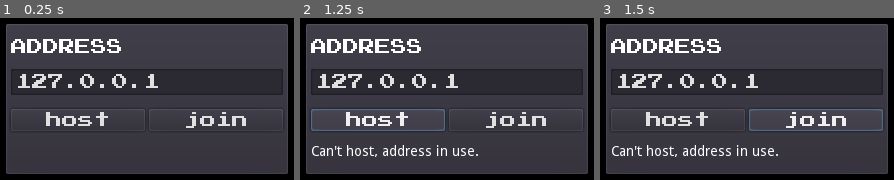
Above: before the commit, frames 1-3 (left to right).
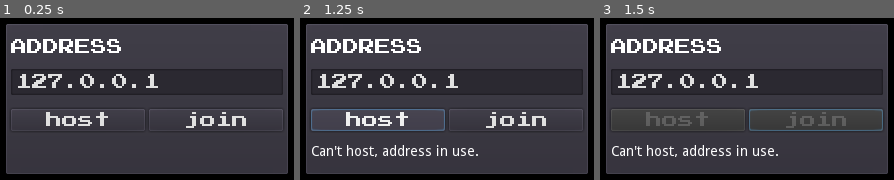
Above: after the commit, the same moments.

Repository: absolve/godotTestDemo
Game: Godot game, scene res://scene/welcome.tscn
Two runs of this game, one before a commit and one after it. Both use one fixed random seed, a clock stepped at 60 frames per second and the inputs below.
Inputs:
- Up to frame 1 (0.25 s): no input
- Up to frame 2 (1.25 s): click "host" at 0.5 s
- Up to frame 3 (1.5 s): click "join" at 1.25 s

Frames 1-2 are identical in both runs. In frame 3, 1.4% of the frame differs, in the area x 15-84%, y 58-68%.

Commit message:
更新功能

Diff:
--- a/godot3pong/autoload/game.gd
+++ b/godot3pong/autoload/game.gd
@@ -2,3 +2,5 @@
 
 
 var isOnline=false
+
+signal update_score
--- a/godot3pong/scene/pong.tscn
+++ b/godot3pong/scene/pong.tscn
@@ -15,9 +15,11 @@
 text = "add"
 
 [node name="paddle" parent="." instance=ExtResource( 2 )]
+modulate = Color( 1, 0, 0, 1 )
 position = Vector2( 50, 240 )
 
 [node name="paddle2" parent="." instance=ExtResource( 2 )]
+modulate = Color( 0.0313726, 0.588235, 1, 1 )
 position = Vector2( 590, 240 )
 
 [node name="Sprite" type="Sprite" parent="."]
--- a/godot3pong/script/ball.gd
+++ b/godot3pong/script/ball.gd
@@ -25,6 +25,7 @@
 		else:
 			vec=vec.bounce(Vector2.UP)
 	if position.x<0 || position.x>_screen_size.x:
+		Game.emit_signal("update_score",position.x)
 		position.x=_screen_size.x/2
 
 
--- a/godot3pong/script/pong.gd
+++ b/godot3pong/script/pong.gd
@@ -17,7 +17,7 @@
 			player2.set_network_master(get_tree().get_network_connected_peers()[0])
 		else:
 			player2.set_network_master(get_tree().get_network_unique_id())
-
+	Game.connect("update_score",self,'updateScore')
 
 remotesync func addTest():
 	var temp=test.instance()
@@ -26,14 +26,20 @@
 
 
 #添加分数
-remotesync func addScore(p1):
+remote func addScore(p1):
 	if p1:
 		p1Score+=1
-		p1ScoreLabel=str(p1Score)
+		p1ScoreLabel.text=str(p1Score)
 	else:
 		p2Score+=1
-		p2ScoreLabel=str(p1Score)
+		p2ScoreLabel.text=str(p2Score)
 
+#更新分数
+func updateScore(pos):
+	if pos<0:
+		rpc('addScore',false)
+	else:
+		rpc('addScore',true)
 
 
 func _on_Button_pressed():
--- a/godot3pong/script/welcome.gd
+++ b/godot3pong/script/welcome.gd
@@ -3,6 +3,8 @@
 onready var panel=$panel
 onready var address=$panel/Panel/VBoxContainer/LineEdit
 onready var status=$panel/Panel/VBoxContainer/status
+onready var btnHost=$panel/Panel/VBoxContainer/MarginContainer2/HBoxContainer/btnHost
+onready var btnJoin=$panel/Panel/VBoxContainer/MarginContainer2/HBoxContainer/btnJoin
 const DEFAULT_PORT = 9999
 
 var peer
@@ -22,22 +24,27 @@
 func setStatus(msg):
 	status.text=str(msg)
 
-	pass
 
 func _player_connected(id):
 	print('_player_connected ',id)
 	panel.hide()
 	var temp=pong.instance()
 	add_child(temp)
-	pass
+
 
 func _player_disconnected(id):
 	print('_player_disconnected ',id)
 	if get_tree().is_network_server():  #自身是服务器
 		print('Client disconnected')
 	else:
-
 		print('Server disconnected')
+	if has_node('pong'):
+		get_node('pong').free()
+	get_tree().set_network_peer(null)
+	panel.show()
+	btnHost.set_disabled(false)
+	btnJoin.set_disabled(false)
+	setStatus('')
 
 func _connected_ok():
 	print('_connected_ok')
@@ -46,10 +53,19 @@
 func _connected_fail():
 	setStatus('connected fail')
 	print('_connected_fail')
+	get_tree().set_network_peer(null)
+	btnHost.set_disabled(false)
+	btnJoin.set_disabled(false)
 
 func _server_disconnected():
 	print('_server_disconnected')
-
+	if has_node('pong'):
+		get_node('pong').free()
+	get_tree().set_network_peer(null)
+	panel.show()
+	btnHost.set_disabled(false)
+	btnJoin.set_disabled(false)
+	setStatus('')
 
 func _on_btnHost_pressed():
 	peer = NetworkedMultiplayerENet.new()
@@ -60,8 +76,8 @@
 		return
 	get_tree().set_network_peer(peer)
 	setStatus("Connecting...")
-
-
+	btnHost.set_disabled(true)
+	btnJoin.set_disabled(true)
 
 
 func _on_btnJoin_pressed():
@@ -74,3 +90,5 @@
 	peer.set_compression_mode(NetworkedMultiplayerENet.COMPRESS_RANGE_CODER)
 	peer.create_client(ip, DEFAULT_PORT)
 	get_tree().set_network_peer(peer)
+	btnHost.set_disabled(true)
+	btnJoin.set_disabled(true)
